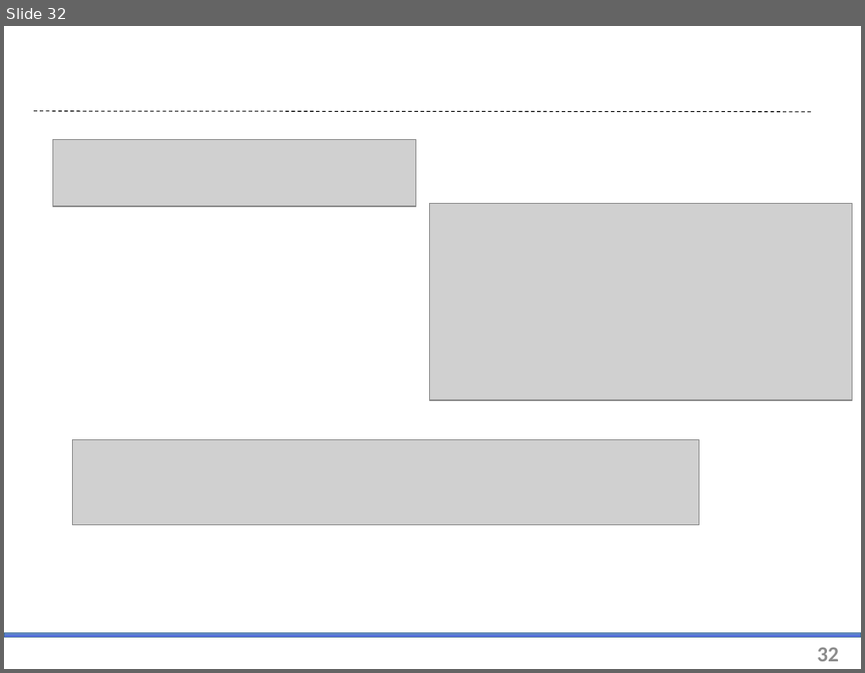
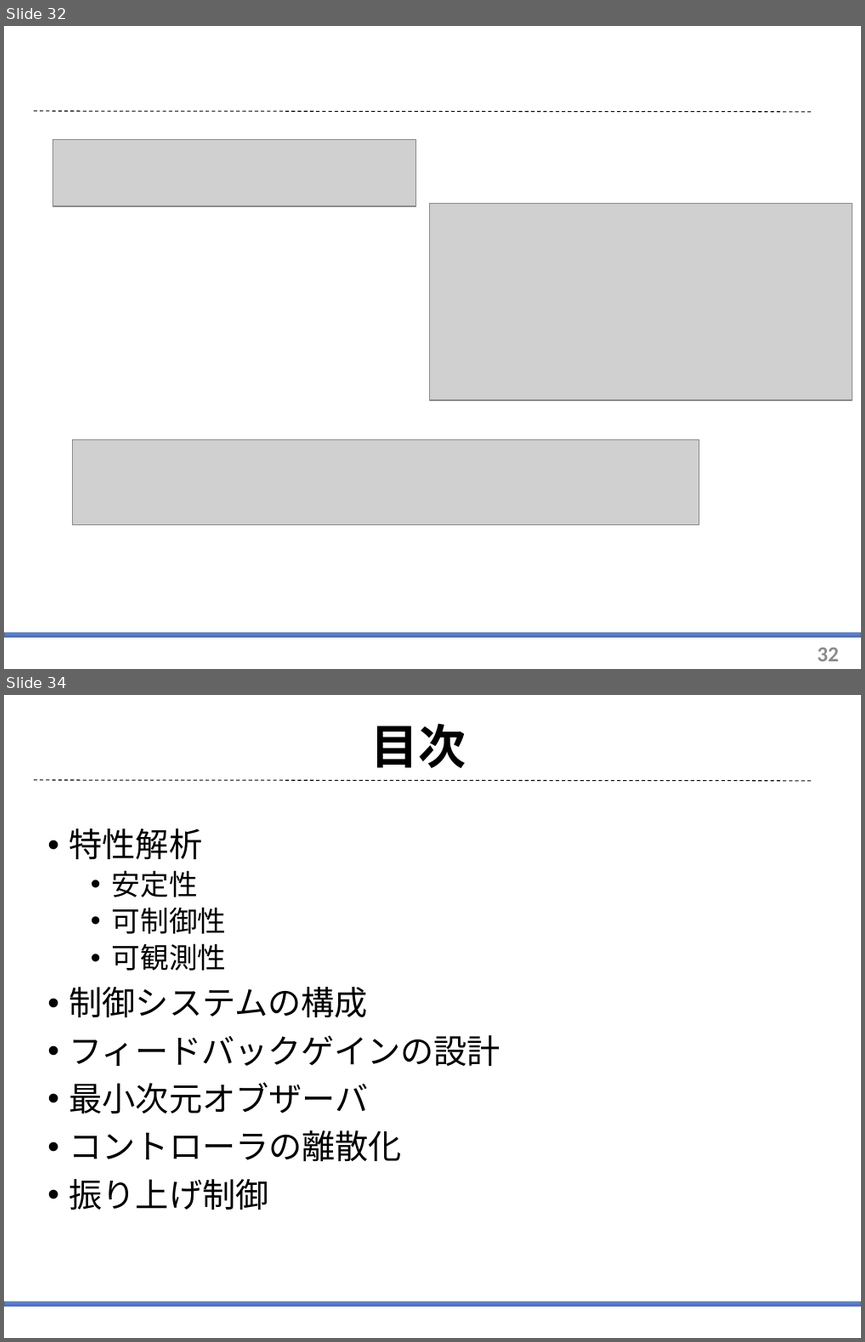
Before and after one commit to arabian9ts/Pendulum, a slide deck: presentation/pendulum_theory.pptx. Shown one above the other, each under a label of ours: slide 32 before the commit, slides 32 and 34 after it; the slides between them are not shown. The pictures are 865x673 and 865x1342 pixels, drawn with LibreOffice and Linux fonts; fonts in the diff are those of the drawing; grey boxes stand for pictures. Boxes give left, top, right and bottom in pixels: in the first picture for what was removed or moved away, otherwise in the second. Text is boxed around its words. In the diff, an @@ line names an element or a change of style, - is before the commit and + after.

```diff
--- a/presentation/pendulum_theory.pptx
+++ b/presentation/pendulum_theory.pptx
@@ slide 34 added at [4, 695, 861, 1338], background #FFFFFF; not listed: 2 template elements that a slide beside it also shows @@
@@ title added at [370, 723, 466, 768], 40 pt, text #000000, bold @@
+目次
@@ text added at [69, 828, 500, 1209], 28 pt, text #000000 @@
+• 特性解析
+  • 安定性
+  • 可制御性
+  • 可観測性
+• 制御システムの構成
+• フィードバックゲインの設計
+• 最小次元オブザーバ
+• コントローラの離散化
+• 振り上げ制御
```
Also in this commit, not shown: 12 other slides added.
